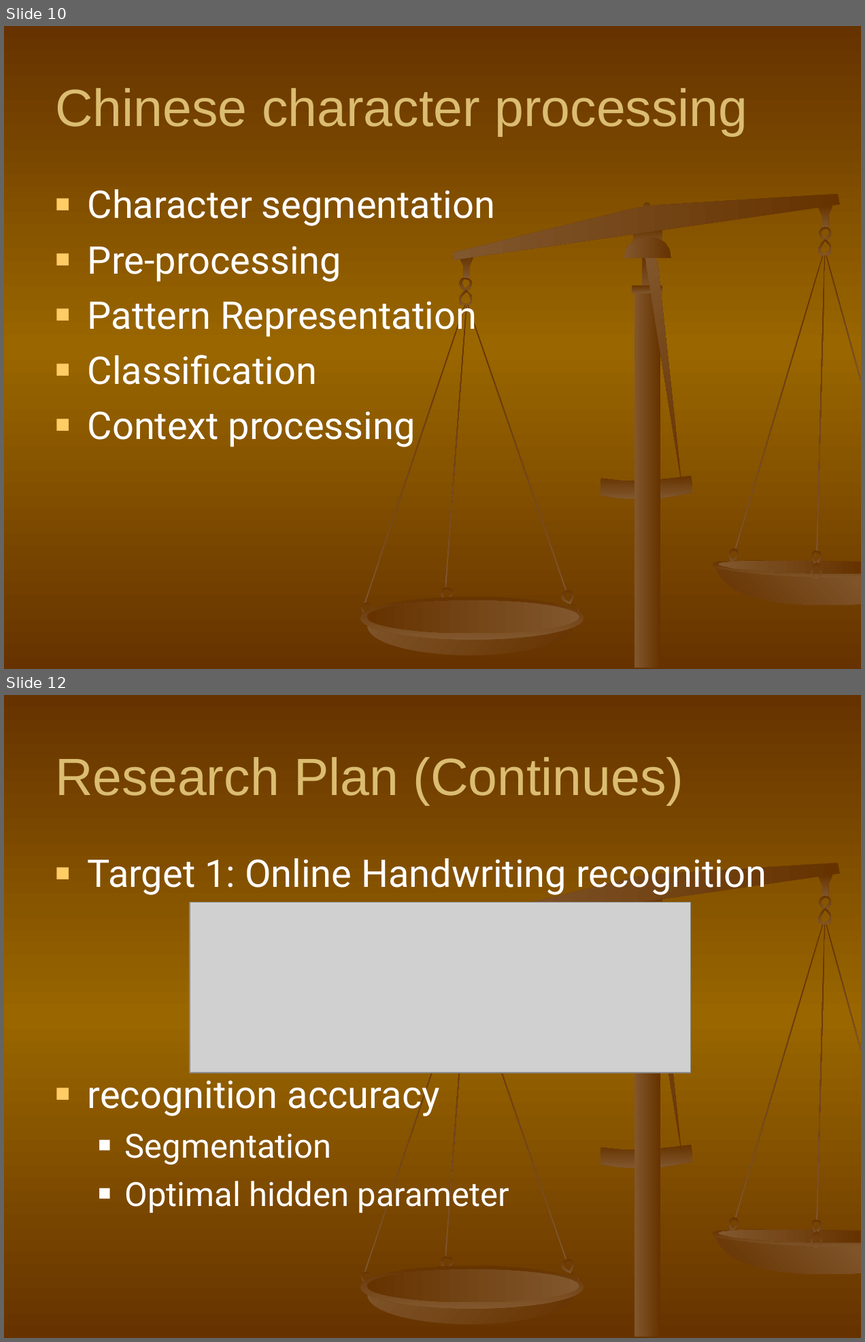
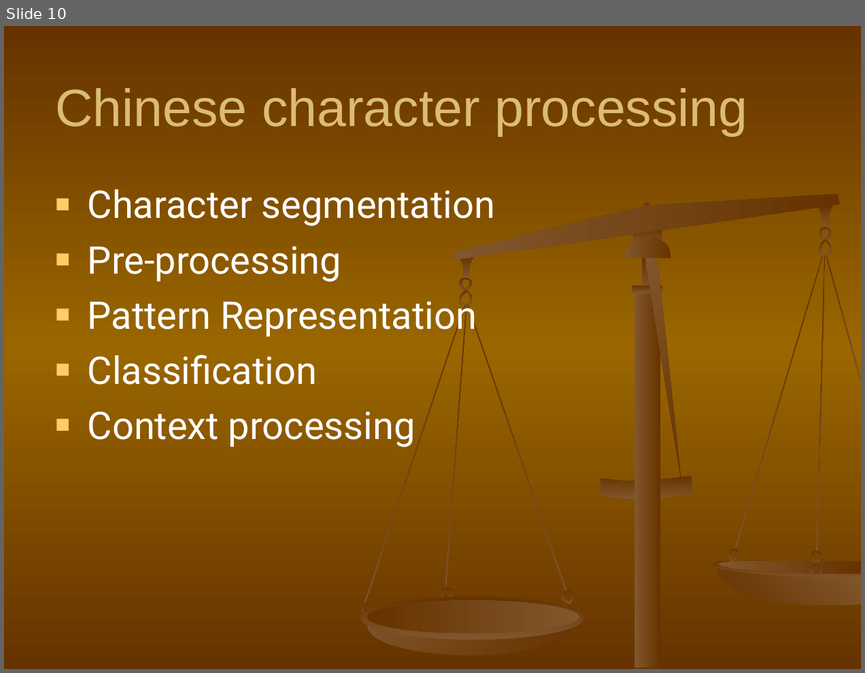
Before and after one commit to shaileshBhokare/honours, a slide deck: ITN100/Assignment/Presentation/presentation.ppt. Shown one above the other, each under a label of ours: slides 10 and 12 before the commit, slide 10 after it; the slides between them are not shown. The pictures are 865x1342 and 865x673 pixels, drawn with LibreOffice and Linux fonts; fonts in the diff are those of the drawing; grey boxes stand for pictures. Boxes give left, top, right and bottom in pixels: in the first picture for what was removed or moved away, otherwise in the second. Text is boxed around its words. In the diff, an @@ line names an element or a change of style, - is before the commit and + after.

```diff
--- a/ITN100/Assignment/Presentation/presentation.ppt
+++ b/ITN100/Assignment/Presentation/presentation.ppt
@@ slide 12 removed at (x1=4, y1=695, x2=861, y2=1338), background gradient #663300 to #996600; not listed: 28 template elements that a slide beside it also shows @@
@@ title removed at (x1=55, y1=757, x2=684, y2=805) @@
-Research Plan (Continues)
@@ text removed at (x1=88, y1=858, x2=766, y2=1212) @@
-■ Target 1: Online Handwriting recognition
-■ recognition accuracy
-  ■ Segmentation
-  ■ Optimal hidden parameter
@@ picture removed at (x1=190, y1=902, x2=690, y2=1073) @@
```
Also in this commit, not shown: 4 slides changed, 2 slides added, 2 other slides removed, 1 other file.
